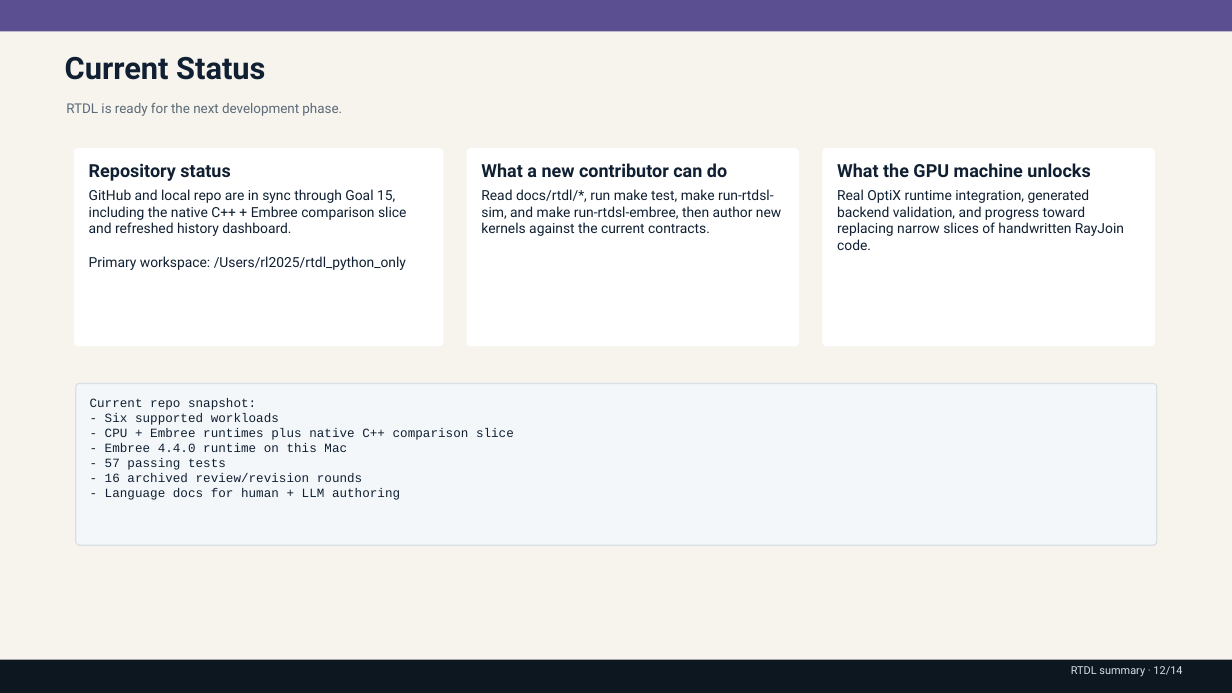
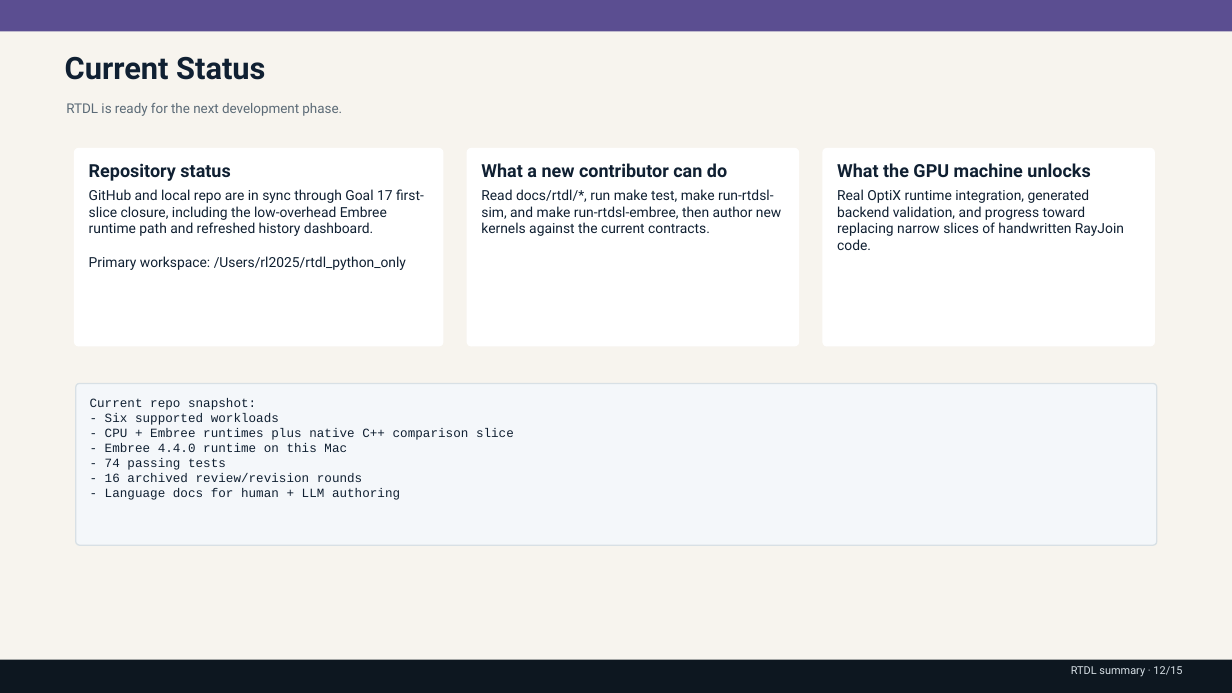
Before and after one commit to rubaolee/rtdl, a slide deck: slide 12 of rtdl_status_summary.pptx. Drawn at 1232x693 pixels with LibreOffice and Linux fonts; fonts in the diff are those of the drawing. Boxes give left, top, right and bottom in pixels: in the first picture for what was removed or moved away, otherwise in the second. Text is boxed around its words. In the diff, an @@ line names an element or a change of style, - is before the commit and + after.

Commit message:
Complete Goal 17 low-overhead runtime slice

```diff
--- a/rtdl_status_summary.pptx
+++ b/rtdl_status_summary.pptx
@@ text at (89,189,424,236): text changed @@
-GitHub and local repo are in sync through Goal 15, including the native C++ + Embree comparison slice and refreshed history dashboard.
+GitHub and local repo are in sync through Goal 17 first-slice closure, including the low-overhead Embree runtime path and refreshed history dashboard.
@@ text at (105,458,226,470): text changed @@
-- 57 passing tests
+- 74 passing tests
@@ text at (1071,666,1182,677): text changed @@
-RTDL summary · 12/14
+RTDL summary · 12/15
```
Also in this commit, not shown: 13 other slides changed, 1 slide added, 39 other files.
